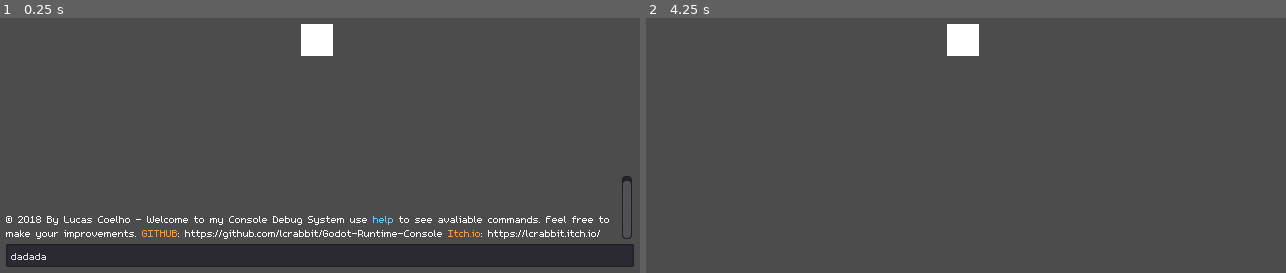
Above: before the commit, frames 1-2 (left to right).
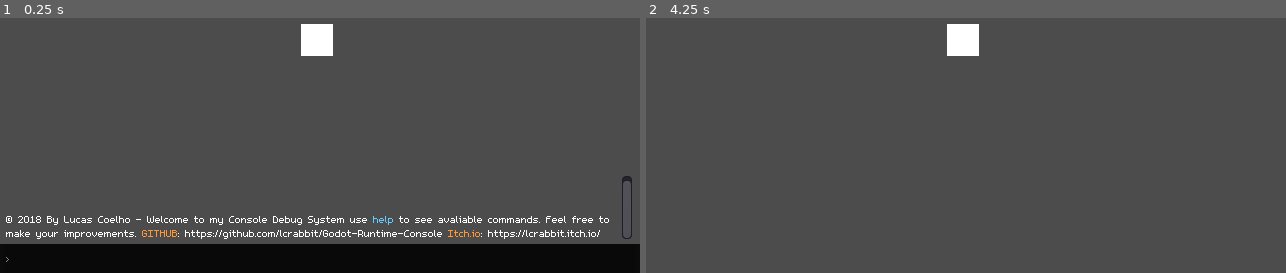
Above: after the commit, the same moments.

Repository: coelhucas/Godot-Runtime-Console
Game: Godot game, scene res://main.tscn
Two runs of this game, one before a commit and one after it. Both use one fixed random seed, a clock stepped at 60 frames per second and the inputs below.
Inputs:
- Up to frame 1 (0.25 s): no input
- Up to frame 2 (4.25 s): tap Enter at 0.5, 2, 3.5 s; hold Insert (ui_select) 0.53-1.28 s; tap Space at 1.25, 2.75 s; hold Left (ui_left) 1.28-2.03 s; tap Insert (ui_select) at 1.35, 1.52, 1.82, 2.85, 3.02, 3.32 s; hold Insert (ui_select) 2.03-2.78 s; hold Left (ui_left) from 3.53 s (still down); hold Insert (ui_select) from 3.53 s (still down); tap ` (toggle_console) at 4.15 s

The runs differ from the first frame. In frame 1, 11% of the frame differs, in the area x 0-100%, y 88-100%; in frame 2, nothing differs.

Commit message:
Removed unused stuff

Diff:
--- a/Assets/Scenes/Test.tscn
+++ b/Assets/Scenes/Test.tscn
@@ -1,3 +1,7 @@
-[gd_scene format=2]
+[gd_scene load_steps=2 format=2]
 
-[node name="Test" type="Node2D"]
+[ext_resource path="res://Assets/Scenes/UI.tscn" type="PackedScene" id=1]
+
+[node name="Main" type="Node2D"]
+
+[node name="GUI" parent="." instance=ExtResource( 1 )]
--- a/Assets/Scenes/UI.tscn
+++ b/Assets/Scenes/UI.tscn
@@ -1,73 +1,41 @@
 [gd_scene load_steps=5 format=2]
 
 [ext_resource path="res://Assets/Fonts/M5X7.ttf" type="DynamicFontData" id=1]
-[ext_resource path="res://Assets/Scripts/InputField.gd" type="Script" id=2]
 
-[sub_resource type="DynamicFont" id=1]
+[sub_resource type="StyleBoxFlat" id=4]
 
-size = 16
-use_mipmaps = false
-use_filter = false
+bg_color = Color( 0.0392157, 0.0392157, 0.0392157, 1 )
+border_width_left = 6
+border_width_right = 6
+border_color = Color( 0.0470588, 0.0470588, 0.0470588, 1 )
+border_blend = true
+
+[sub_resource type="DynamicFont" id=3]
+
 font_data = ExtResource( 1 )
 
 [sub_resource type="DynamicFont" id=2]
 
-size = 16
-use_mipmaps = false
-use_filter = false
 font_data = ExtResource( 1 )
 
 [node name="GUI" type="CanvasLayer"]
 
-layer = 1
-offset = Vector2( 0, 0 )
-rotation = 0.0
-scale = Vector2( 1, 1 )
-
 [node name="Console" type="Node2D" parent="."]
-
 position = Vector2( 6, 335 )
 
 [node name="Input" type="LineEdit" parent="Console"]
-
-anchor_left = 0.0
-anchor_top = 0.0
-anchor_right = 0.0
-anchor_bottom = 0.0
-margin_top = -4.0
-margin_right = 628.0
-margin_bottom = 19.0
-rect_pivot_offset = Vector2( 0, 0 )
-rect_clip_content = false
-mouse_filter = 0
-size_flags_horizontal = 1
-size_flags_vertical = 1
-custom_fonts/font = SubResource( 1 )
-text = "dadada"
-focus_mode = 2
+margin_left = -6.17435
+margin_top = -4.181
+margin_right = 633.826
+margin_bottom = 24.819
+custom_styles/normal = SubResource( 4 )
+custom_fonts/font = SubResource( 3 )
 placeholder_text = ">"
-placeholder_alpha = 0.6
 caret_blink = true
-caret_blink_speed = 0.65
-context_menu_enabled = true
-script = ExtResource( 2 )
 
 [node name="Debug" type="RichTextLabel" parent="Console"]
-
-anchor_left = 0.0
-anchor_top = 0.0
-anchor_right = 0.0
-anchor_bottom = 0.0
 margin_top = -73.0
 margin_right = 627.0
 margin_bottom = -8.0
-rect_pivot_offset = Vector2( 0, 0 )
-mouse_filter = 0
-size_flags_horizontal = 1
-size_flags_vertical = 1
 custom_fonts/normal_font = SubResource( 2 )
 bbcode_enabled = true
-bbcode_text = ""
-visible_characters = -1
-percent_visible = 1.0
-override_selected_font_color = false
--- a/Assets/Scripts/Autoload/Console.gd
+++ b/Assets/Scripts/Autoload/Console.gd
@@ -4,11 +4,11 @@
 extends Control
 
 onready var DebugCommands = preload("res://Assets/Scripts/Autoload/DebugCommands.gd")
+onready var main_scene_name : String = "Main"
+onready var console = get_node("/root/" + main_scene_name + "/GUI/Console")
 
-onready var console = get_node("/root/main/GUI/Console")
-
-onready var input = get_node("/root/main/GUI/Console/Input")
-onready var debug_log = get_node("/root/main/GUI/Console/Debug")
+onready var input = get_node("/root/" + main_scene_name + "/GUI/Console/Input")
+onready var debug_log = get_node("/root/" + main_scene_name + "/GUI/Console/Debug")
 
 var debug = []
 var commands = {}
--- a/Assets/Scripts/Autoload/DebugCommands.gd
+++ b/Assets/Scripts/Autoload/DebugCommands.gd
@@ -17,6 +17,9 @@
 static func show(variable):
 	# Erase "show" from the output
 	variable.erase(0, 5)
+	if (str(Globals.get(variable)) == null):
+		Console.append_bbcode(">[color=#ff9933] " + variable + "[/color]: Null or not declared.\n")
+		return
 	Console.append_bbcode(">[color=#ff9933] " + variable + "[/color]: " + str(Globals.get(variable)) + "\n")
 
 # Some example optional commands to show how it works
--- a/Assets/Scripts/Autoload/Globals.gd
+++ b/Assets/Scripts/Autoload/Globals.gd
@@ -1,15 +1,7 @@
 extends Node
 
-onready var player = get_node("/root/main/Player")
+onready var player = get_node("/root/" + Console.main_scene_name + "/Player")
 
+# This script is just to exemplify the show command.
+# The variable to be showed must be declared here.
 var hp = 10
-
-func _ready():
-	# Called every time the node is added to the scene.
-	# Initialization here
-	pass
-
-#func _process(delta):
-#	# Called every frame. Delta is time since last frame.
-#	# Update game logic here.
-#	pass
--- a/Assets/Scripts/InputField.gd
+++ /dev/null
@@ -1,22 +0,0 @@
-extends LineEdit
-
-var command
-
-func _ready():
-	set_process_input(true);
-
-#func _process(delta):
-#	# Called every frame. Delta is time since last frame.
-#	# Update game logic here.
-#	pass
-
-func _input(event):
-	if event.is_action_pressed("ui_left"):
-		var command = get_text()
-		#print(String(command))
-
-		return command
-
-
-func bola(many):
-	print(str(many))
--- a/default_env.tres
+++ b/default_env.tres
@@ -2,99 +2,14 @@
 
 [sub_resource type="ProceduralSky" id=1]
 
-radiance_size = 4
 sky_top_color = Color( 0.0470588, 0.454902, 0.976471, 1 )
 sky_horizon_color = Color( 0.556863, 0.823529, 0.909804, 1 )
 sky_curve = 0.25
-sky_energy = 1.0
 ground_bottom_color = Color( 0.101961, 0.145098, 0.188235, 1 )
 ground_horizon_color = Color( 0.482353, 0.788235, 0.952941, 1 )
 ground_curve = 0.01
-ground_energy = 1.0
-sun_color = Color( 1, 1, 1, 1 )
-sun_latitude = 35.0
-sun_longitude = 0.0
-sun_angle_min = 1.0
-sun_angle_max = 100.0
-sun_curve = 0.05
-sun_energy = 16.0
-texture_size = 2
 
 [resource]
 
 background_mode = 2
 background_sky = SubResource( 1 )
-background_sky_custom_fov = 0.0
-background_color = Color( 0, 0, 0, 1 )
-background_energy = 1.0
-background_canvas_max_layer = 0
-ambient_light_color = Color( 0, 0, 0, 1 )
-ambient_light_energy = 1.0
-ambient_light_sky_contribution = 1.0
-fog_enabled = false
-fog_color = Color( 0.5, 0.6, 0.7, 1 )
-fog_sun_color = Color( 1, 0.9, 0.7, 1 )
-fog_sun_amount = 0.0
-fog_depth_enabled = true
-fog_depth_begin = 10.0
-fog_depth_curve = 1.0
-fog_transmit_enabled = false
-fog_transmit_curve = 1.0
-fog_height_enabled = false
-fog_height_min = 0.0
-fog_height_max = 100.0
-fog_height_curve = 1.0
-tonemap_mode = 0
-tonemap_exposure = 1.0
-tonemap_white = 1.0
-auto_exposure_enabled = false
-auto_exposure_scale = 0.4
-auto_exposure_min_luma = 0.05
-auto_exposure_max_luma = 8.0
-auto_exposure_speed = 0.5
-ss_reflections_enabled = false
-ss_reflections_max_steps = 64
-ss_reflections_fade_in = 0.15
-ss_reflections_fade_out = 2.0
-ss_reflections_depth_tolerance = 0.2
-ss_reflections_roughness = true
-ssao_enabled = false
-ssao_radius = 1.0
-ssao_intensity = 1.0
-ssao_radius2 = 0.0
-ssao_intensity2 = 1.0
-ssao_bias = 0.01
-ssao_light_affect = 0.0
-ssao_color = Color( 0, 0, 0, 1 )
-ssao_quality = 0
-ssao_blur = 3
-ssao_edge_sharpness = 4.0
-dof_blur_far_enabled = false
-dof_blur_far_distance = 10.0
-dof_blur_far_transition = 5.0
-dof_blur_far_amount = 0.1
-dof_blur_far_quality = 1
-dof_blur_near_enabled = false
-dof_blur_near_distance = 2.0
-dof_blur_near_transition = 1.0
-dof_blur_near_amount = 0.1
-dof_blur_near_quality = 1
-glow_enabled = false
-glow_levels/1 = false
-glow_levels/2 = false
-glow_levels/3 = true
-glow_levels/4 = false
-glow_levels/5 = true
-glow_levels/6 = false
-glow_levels/7 = false
-glow_intensity = 0.8
-glow_strength = 1.0
-glow_bloom = 0.0
-glow_blend_mode = 2
-glow_hdr_threshold = 1.0
-glow_hdr_scale = 2.0
-glow_bicubic_upscale = false
-adjustment_enabled = false
-adjustment_brightness = 1.0
-adjustment_contrast = 1.0
-adjustment_saturation = 1.0
--- a/main.tscn
+++ b/main.tscn
@@ -2,33 +2,15 @@
 
 [ext_resource path="res://Assets/Scenes/UI.tscn" type="PackedScene" id=1]
 
-[node name="main" type="Node2D" index="0"]
+[node name="Main" type="Node2D"]
 
-[node name="GUI" parent="." index="0" instance=ExtResource( 1 )]
+[node name="GUI" parent="." instance=ExtResource( 1 )]
 
-transform = Transform2D( 1, 0, 0, 1, 0, 0 )
+[node name="Player" type="KinematicBody2D" parent="."]
+position = Vector2( 316.536, 127.003 )
 
-[node name="Player" type="KinematicBody2D" parent="." index="1"]
-
-position = Vector2( 316.536, 127.003 )
-input_pickable = false
-collision_layer = 1
-collision_mask = 1
-collision/safe_margin = 0.08
-
-[node name="ColorRect" type="ColorRect" parent="Player" index="0"]
-
-anchor_left = 0.0
-anchor_top = 0.0
-anchor_right = 0.0
-anchor_bottom = 0.0
+[node name="ColorRect" type="ColorRect" parent="Player"]
 margin_left = -16.0
 margin_top = -16.0
 margin_right = 16.0
 margin_bottom = 16.0
-rect_pivot_offset = Vector2( 0, 0 )
-mouse_filter = 0
-mouse_default_cursor_shape = 0
-size_flags_horizontal = 1
-size_flags_vertical = 1
-color = Color( 1, 1, 1, 1 )
--- a/project.godot
+++ b/project.godot
@@ -6,7 +6,12 @@
 ;   [section] ; section goes between []
 ;   param=value ; assign values to parameters
 
-config_version=3
+config_version=4
+
+_global_script_classes=[  ]
+_global_script_class_icons={
+
+}
 
 [application]
 
@@ -18,6 +23,7 @@
 
 Console="*res://Assets/Scripts/Autoload/Console.gd"
 Globals="*res://Assets/Scripts/Autoload/Globals.gd"
+DebugCommands="*res://Assets/Scripts/Autoload/DebugCommands.gd"
 
 [display]
 
@@ -30,11 +36,18 @@
 
 [input]
 
-ui_select=[ Object(InputEventJoypadButton,"resource_local_to_scene":false,"resource_name":"","device":0,"button_index":3,"pressure":0.0,"pressed":false,"script":null)
+ui_select={
+"deadzone": 0.5,
+"events": [ Object(InputEventJoypadButton,"resource_local_to_scene":false,"resource_name":"","device":0,"button_index":3,"pressure":0.0,"pressed":false,"script":null)
 , Object(InputEventKey,"resource_local_to_scene":false,"resource_name":"","device":0,"alt":false,"shift":false,"control":false,"meta":false,"command":false,"pressed":false,"scancode":16777223,"unicode":0,"echo":false,"script":null)
+, Object(InputEventKey,"resource_local_to_scene":false,"resource_name":"","device":0,"alt":false,"shift":false,"control":false,"meta":false,"command":false,"pressed":false,"scancode":16777221,"unicode":0,"echo":false,"script":null)
  ]
-toggle_console=[ Object(InputEventKey,"resource_local_to_scene":false,"resource_name":"","device":0,"alt":false,"shift":false,"control":false,"meta":false,"command":false,"pressed":false,"scancode":96,"unicode":0,"echo":false,"script":null)
+}
+toggle_console={
+"deadzone": 0.5,
+"events": [ Object(InputEventKey,"resource_local_to_scene":false,"resource_name":"","device":0,"alt":false,"shift":false,"control":false,"meta":false,"command":false,"pressed":false,"scancode":96,"unicode":0,"echo":false,"script":null)
  ]
+}
 
 [rendering]
 
Binary file removed: Assets/Sprites/GUI/ConsoleInput.png
Not shown, removed: Assets/Sprites/GUI/ConsoleInput.png.import
Not shown, changed: icon.png.import
